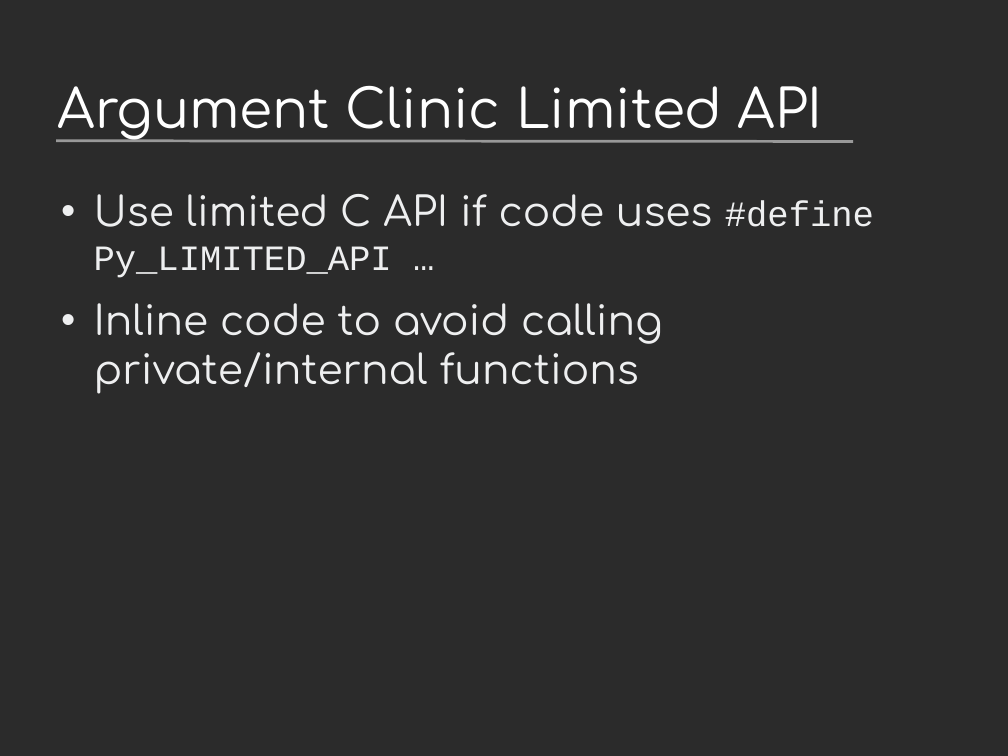
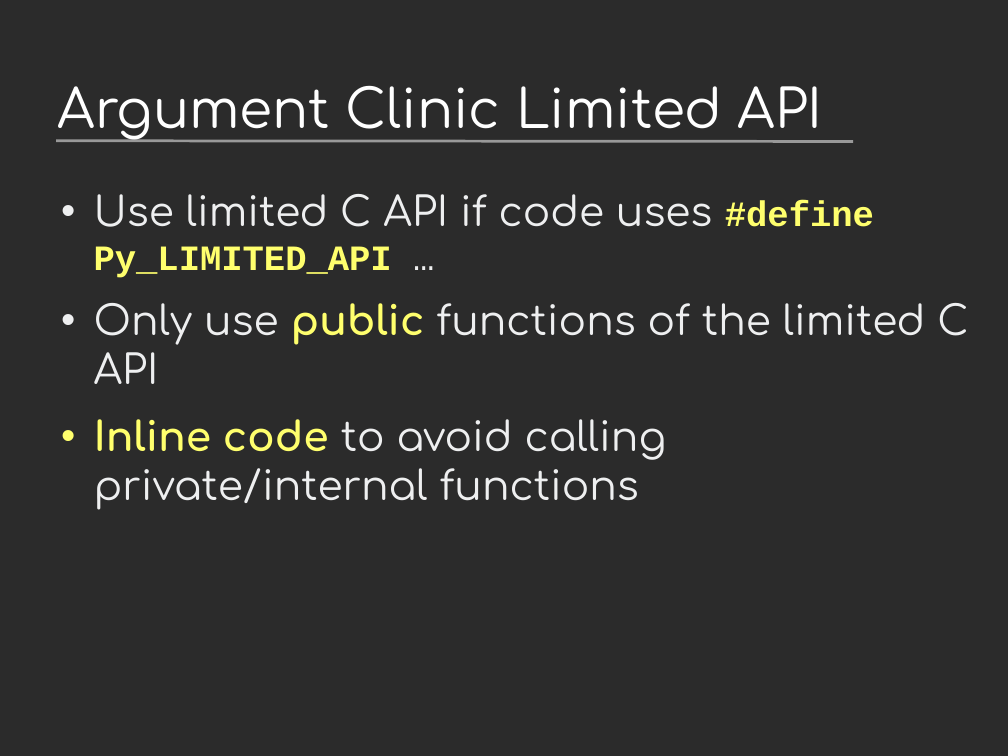
Before and after one commit to vstinner/talks, a slide deck: slide 11 of 2024-PyconUS-LangSummit/c-api.odp (slide 9 before the commit). Drawn at 1008x756 pixels with LibreOffice and Linux fonts; fonts in the diff are those of the drawing; background and template pictures are left out; a plain dark background stands for a picture behind light text. Boxes give left, top, right and bottom in pixels: in the first picture for what was removed or moved away, otherwise in the second. Text is boxed around its words. In the diff, an @@ line names an element or a change of style, - is before the commit and + after.

```diff
--- a/2024-PyconUS-LangSummit/c-api.odp
+++ b/2024-PyconUS-LangSummit/c-api.odp
@@ text at box(94, 194, 874, 509): text colour #EEEFF0 to #FFFF6D, bold on in "#define Py_LIMITED_API", "Inline code" @@
@@ text at box(94, 303, 968, 384): paragraph added @@
+• Only use public functions of the limited C API
```
Also in this commit, not shown: 11 other slides changed, 4 slides added, 1 other file.
